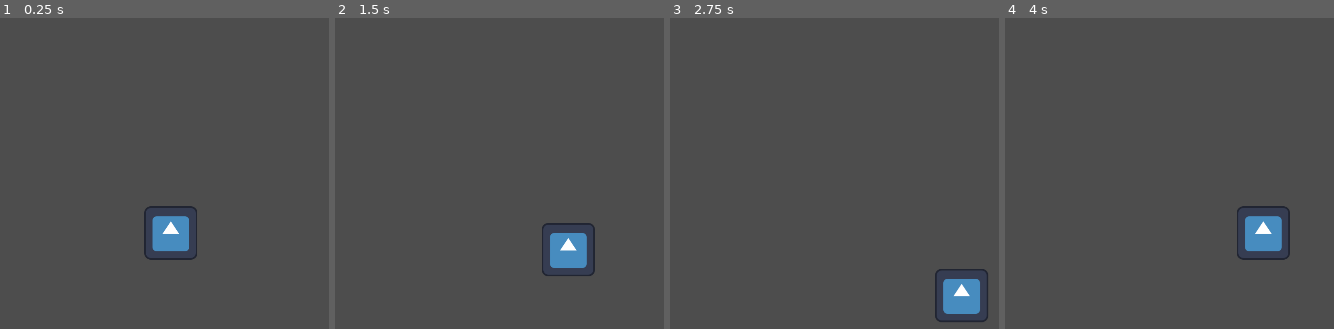
Above: before the commit, frames 1-4 (left to right).
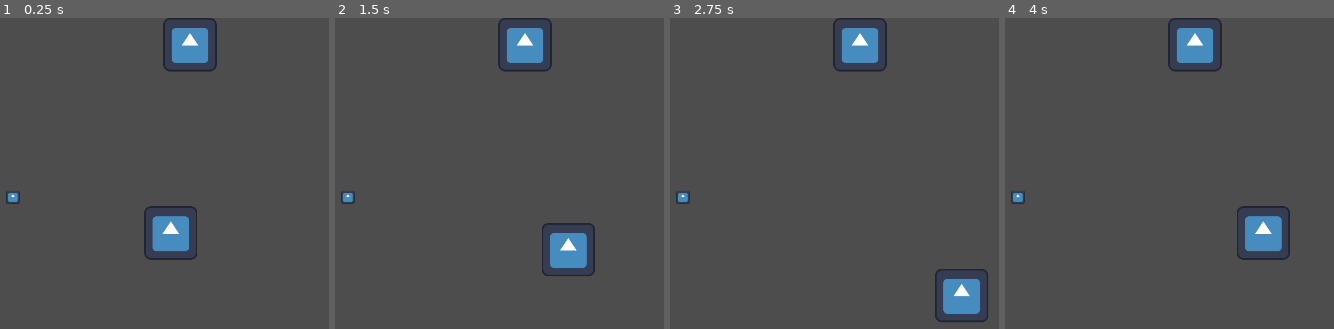
Above: after the commit, the same moments.

Repository: nporposoft/loot-goblin
Game: Godot game, scene res://test_dungeon.tscn
Two runs of this game, one before a commit and one after it. Both use one fixed random seed, a clock stepped at 60 frames per second and the inputs below. The engine's default icon, where the game draws it, is replaced by a stand-in: a white triangle on a blue panel in a dark square.
Inputs (mouse positions are in pixels of both pictures, inside the frame that each line leads up to):
- Up to frame 1 (0.25 s): no input
- Up to frame 2 (1.5 s): tap Enter at 0.5 s; move the mouse to (outside the picture) at 0.52 s; hold D (move_right) 0.53-1.28 s; move the mouse to (364, 266) at 1.27 s; hold S (move_down) from 1.28 s (still down)
- Up to frame 3 (2.75 s): move the mouse to (939, 145) at 2.02 s; release S (move_down) at 2.03 s; hold D (move_right) from 2.03 s (still down)
- Up to frame 4 (4 s): move the mouse to (outside the picture) at 2.77 s; release D (move_right) at 2.78 s; hold W (move_up) 2.78-3.53 s; move the mouse to (outside the picture) at 3.52 s; hold A (move_left) from 3.53 s (still down)

The runs differ from the first frame. In frame 1, 1.8% of the frame differs, in the area x 1-66%, y 0-60%; in frame 2, 1.8%; in frame 3, 1.8%; in frame 4, 1.8%.

Commit message:
WIP items

Diff:
--- /dev/null
+++ b/characters/Goblin.tscn
@@ -0,0 +1,19 @@
+[gd_scene load_steps=4 format=3 uid="uid://i08uo4dcy5dr"]
+
+[ext_resource type="Script" uid="uid://t6rnai4uey85" path="res://src/characters/character.gd" id="1_bjga1"]
+[ext_resource type="Texture2D" uid="uid://h2fitiuextwe" path="res://icon.svg" id="2_7ybme"]
+
+[sub_resource type="CircleShape2D" id="CircleShape2D_bjga1"]
+radius = 64.84597
+
+[node name="Goblin" type="CharacterBody2D"]
+motion_mode = 1
+script = ExtResource("1_bjga1")
+metadata/_custom_type_script = "uid://t6rnai4uey85"
+
+[node name="Sprite2D" type="Sprite2D" parent="."]
+position = Vector2(2, 0)
+texture = ExtResource("2_7ybme")
+
+[node name="CollisionShape2D" type="CollisionShape2D" parent="."]
+shape = SubResource("CircleShape2D_bjga1")
--- /dev/null
+++ b/items/Diamond.tres
@@ -0,0 +1,11 @@
+[gd_resource type="Resource" script_class="ItemData" load_steps=3 format=3 uid="uid://bhfxa754v7msh"]
+
+[ext_resource type="Script" uid="uid://ctqjnf2yg1uvt" path="res://src/items/item_data.gd" id="1_2rn6s"]
+[ext_resource type="Texture2D" uid="uid://h2fitiuextwe" path="res://icon.svg" id="2_2q4mt"]
+
+[resource]
+script = ExtResource("1_2rn6s")
+display_name = "Diamond"
+description = "So shiny"
+ui_sprite = ExtResource("2_2q4mt")
+metadata/_custom_type_script = "uid://ctqjnf2yg1uvt"
--- /dev/null
+++ b/items/Diamond.tscn
@@ -0,0 +1,21 @@
+[gd_scene load_steps=5 format=3 uid="uid://ykf6nsdak0fj"]
+
+[ext_resource type="Script" uid="uid://dj61bulh8wvlg" path="res://src/items/item.gd" id="1_trtk7"]
+[ext_resource type="Resource" uid="uid://bhfxa754v7msh" path="res://items/Diamond.tres" id="2_2okec"]
+[ext_resource type="Texture2D" uid="uid://h2fitiuextwe" path="res://icon.svg" id="3_wnkql"]
+
+[sub_resource type="CircleShape2D" id="CircleShape2D_2okec"]
+radius = 18.13
+
+[node name="Diamond" type="RigidBody2D"]
+gravity_scale = 0.0
+script = ExtResource("1_trtk7")
+item_data = ExtResource("2_2okec")
+metadata/_custom_type_script = "uid://dj61bulh8wvlg"
+
+[node name="CollisionShape2D" type="CollisionShape2D" parent="."]
+shape = SubResource("CircleShape2D_2okec")
+
+[node name="Sprite2D" type="Sprite2D" parent="."]
+scale = Vector2(0.25, 0.25)
+texture = ExtResource("3_wnkql")
--- a/src/characters/character.gd
+++ b/src/characters/character.gd
@@ -1,4 +1,4 @@
-extends Node2D
+extends CharacterBody2D
 
 class_name Character
 
--- a/src/items/item.gd
+++ b/src/items/item.gd
@@ -1,4 +1,4 @@
-extends Node2D
+extends RigidBody2D
 
 class_name Item
 
--- a/src/items/item_data.gd
+++ b/src/items/item_data.gd
@@ -4,4 +4,4 @@
 
 @export var display_name: String = "Item"
 @export var description: String = "A super cool item."
-@export var world_sprite: Texture2D = null
+@export var ui_sprite: Texture2D = null
--- a/src/player/player_character_controller.gd
+++ b/src/player/player_character_controller.gd
@@ -37,6 +37,11 @@
 		return aim_input.normalized()
 
 
+func _get_interact_target() -> Interactable:
+	# todo raycast or something
+	return null
+
+
 func _is_mouse_aiming() -> bool:
 	# todo maybe?
 	return true
--- a/test_dungeon.tscn
+++ b/test_dungeon.tscn
@@ -1,27 +1,44 @@
 [gd_scene load_steps=5 format=3 uid="uid://r0rlptslyw58"]
 
-[ext_resource type="Script" uid="uid://t6rnai4uey85" path="res://characters/character.gd" id="1_7y2ak"]
-[ext_resource type="Script" uid="uid://kygkbg3kqosp" path="res://player/player_character_controller.gd" id="1_nsxo0"]
+[ext_resource type="Script" uid="uid://kygkbg3kqosp" path="res://src/player/player_character_controller.gd" id="1_nsxo0"]
+[ext_resource type="PackedScene" uid="uid://i08uo4dcy5dr" path="res://characters/Goblin.tscn" id="3_d8tm3"]
 [ext_resource type="Texture2D" uid="uid://h2fitiuextwe" path="res://icon.svg" id="3_xsdle"]
-[ext_resource type="Script" uid="uid://dj61bulh8wvlg" path="res://items/item.gd" id="4_d8tm3"]
+[ext_resource type="PackedScene" uid="uid://ykf6nsdak0fj" path="res://items/Diamond.tscn" id="4_d8tm3"]
 
-[node name="TestDungeon" type="Node2D"]
+[node name="TestDungeon" type="Node"]
 
 [node name="PlayerCharacterController" type="Node" parent="." node_paths=PackedStringArray("_character")]
 script = ExtResource("1_nsxo0")
-_character = NodePath("../Player")
+_character = NodePath("../World/PlayerGoblin")
 metadata/_custom_type_script = "uid://kygkbg3kqosp"
 
-[node name="Terrain" type="TileMapLayer" parent="."]
+[node name="UI" type="Control" parent="."]
+layout_mode = 3
+anchors_preset = 5
+anchor_left = 0.5
+anchor_right = 0.5
+offset_left = -20.0
+offset_right = 20.0
+offset_bottom = 40.0
+grow_horizontal = 2
 
-[node name="Player" type="Node2D" parent="."]
-position = Vector2(912, 516)
-script = ExtResource("1_7y2ak")
-metadata/_custom_type_script = "uid://t6rnai4uey85"
-
-[node name="Sprite2D" type="Sprite2D" parent="Player"]
-position = Vector2(2, 0)
+[node name="Diamond" type="TextureRect" parent="UI"]
+layout_mode = 1
+anchors_preset = 5
+anchor_left = 0.5
+anchor_right = 0.5
+offset_left = -64.0
+offset_right = 64.0
+offset_bottom = 128.0
+grow_horizontal = 2
 texture = ExtResource("3_xsdle")
 
-[node name="Item" type="Node2D" parent="."]
-script = ExtResource("4_d8tm3")
+[node name="World" type="Node2D" parent="."]
+
+[node name="Terrain" type="TileMapLayer" parent="World"]
+
+[node name="PlayerGoblin" parent="World" instance=ExtResource("3_d8tm3")]
+position = Vector2(912, 516)
+
+[node name="Diamond" parent="World" instance=ExtResource("4_d8tm3")]
+position = Vector2(535, 430)
